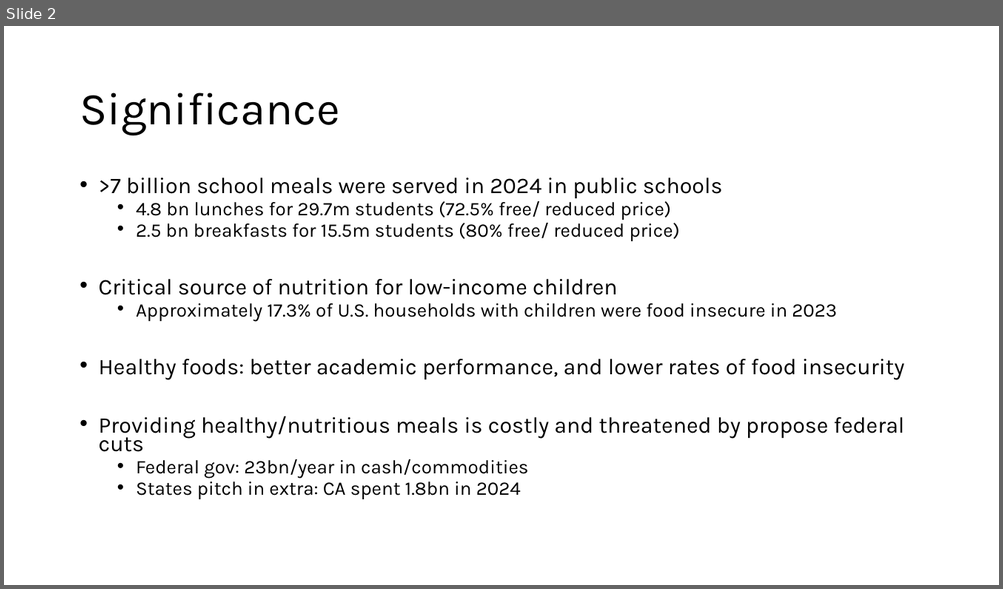
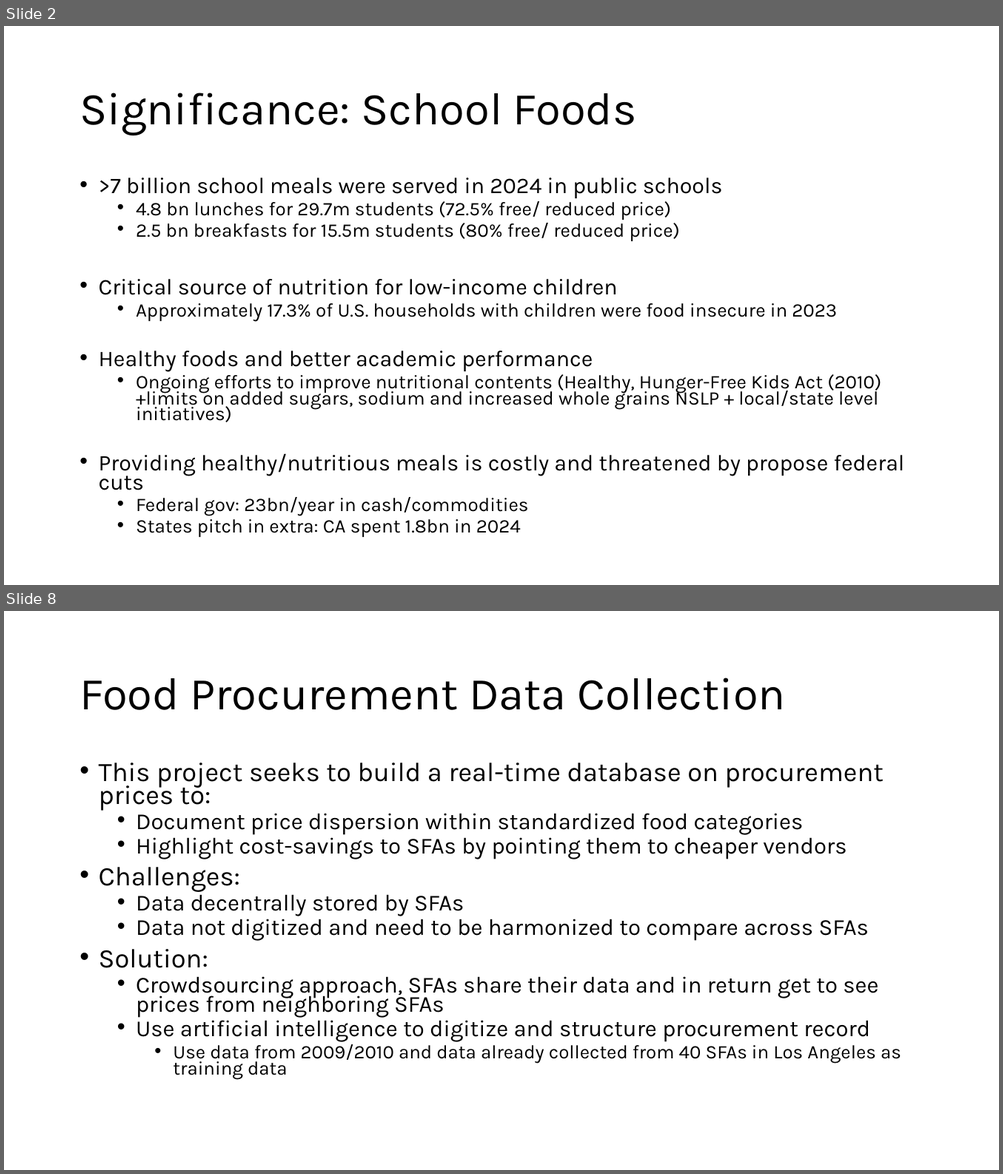
Before and after one commit to darionphan/obesitydata, a slide deck: Slides/SFP.pptx. Shown one above the other, each under a label of ours: slide 2 before the commit, slides 2 and 8 after it; the slides between them are not shown. The pictures are 1003x589 and 1003x1174 pixels, drawn with LibreOffice and Linux fonts; fonts in the diff are those of the drawing. Boxes give left, top, right and bottom in pixels: in the first picture for what was removed or moved away, otherwise in the second. Text is boxed around its words. In the diff, an @@ line names an element or a change of style, - is before the commit and + after.

```diff
--- a/Slides/SFP.pptx
+++ b/Slides/SFP.pptx
@@ slide 8 added at (4, 611, 999, 1170), background #FFFFFF @@
@@ title added at (79, 678, 785, 710), 44 pt, text #000000 @@
+Food Procurement Data Collection
@@ text added at (99, 763, 901, 1079), 22.2 pt, text #000000 @@
+• This project seeks to build a real-time database on procurement prices to:
+  • Document price dispersion within standardized food categories
+  • Highlight cost-savings to SFAs by pointing them to cheaper vendors
+• Challenges:
+  • Data decentrally stored by SFAs
+  • Data not digitized and need to be harmonized to compare across SFAs
+• Solution:
+  • Crowdsourcing approach, SFAs share their data and in return get to see prices from neighboring SFAs
+  • Use artificial intelligence to digitize and structure procurement record
+    • Use data from 2009/2010 and data already collected from 40 SFAs in Los Angeles as training data
@@ slide 2 changed as well @@
@@ title at (79, 93, 637, 136): text changed @@
-Significance
+Significance: School Foods
@@ text at (99, 351, 881, 423): text changed; size 21.7 to 18.6 pt @@
-• Healthy foods: better academic performance, and lower rates of food insecurity
+• Healthy foods and better academic performance
+  • Ongoing efforts to improve nutritional contents (Healthy, Hunger-Free Kids Act (2010) +limits on added sugars, sodium and increased whole grains NSLP + local/state level initiatives)
```
Also in this commit, not shown: 2 other slides changed, 11 other slides added.
